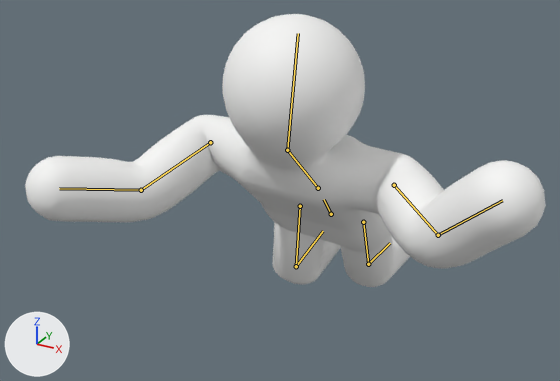
The glTF model assets/character.glb, before and after one commit.
Both versions are drawn from a camera (50 mm lens) standing at (1.37, -2.88, 2.19) and looking at (-0.1, -0.21, 0.85). The lights are fixed; the arrows at lower left show +X, +Y and +Z. The first picture is the older version. Both versions are drawn at frame 5 of the action 'Swim'; the numbers are the values there. The bones that change, and the others that lie on the model, are drawn over the model as lines.

Objects in the first picture: 'Character'.
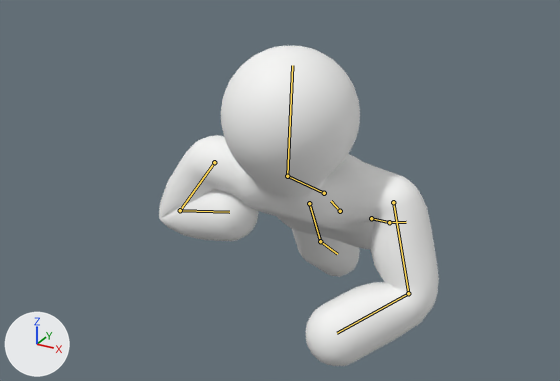
The edits, one by one:
Bone 'hips' (bone_hips) moves from (0.0, -0.069, -0.1) to (0.0, -0.095, -0.2).
Bone 'hips' (bone_hips) turns from (42, 2, -3) to (50, 2, -2) degrees about its own x, y and z.
Bone 'spine' (bone_spine) turns from (8, 1, -1) to (10, 1, -1) degrees about its own x, y and z.
Bone 'head' (bone_head) turns from (-46, -2, -3) to (-54, -2, -3) degrees about its own x, y and z.
Bone 'upper_arm.L' (bone_upper_arm_l) turns from (33, -18, 55) to (65, 2, -3) degrees about its own x, y and z.
Bone 'forearm.L' (bone_forearm_l) turns from (-40, 10, 28) to (72, 2, -3) degrees about its own x, y and z.
Bone 'upper_arm.R' (bone_upper_arm_r) turns from (65, 24, -37) to (41, -3, 9) degrees about its own x, y and z.
Bone 'forearm.R' (bone_forearm_r) turns from (-23, -5, -25) to (119, -54, 33) degrees about its own x, y and z.
Bone 'thigh.L' (bone_thigh_l) turns from (16, 0, 0) to (-13, 0, 0) degrees about its own x, y and z.
Bone 'shin.L' (bone_shin_l) turns from (-57, 0, 0) to (-4, 0, 0) degrees about its own x, y and z.
Bone 'thigh.R' (bone_thigh_r) turns from (43, 0, 0) to (20, 0, 0) degrees about its own x, y and z.
Bone 'shin.R' (bone_shin_r) turns from (-100, 0, 0) to (-23, 0, 0) degrees about its own x, y and z.

Where the change shows, as pixel boxes [x1, y1, x2, y2] in the pictures (560 x 381 px):
'Character', posed (46% narrower, 17% taller): before [25, 14, 546, 287]; after [159, 46, 439, 366]
bone 'hips', root to tip: before (331, 214) to (324, 199); after (340, 211) to (331, 201)
bone 'spine', root to tip: before (318, 188) to (287, 150); after (324, 193) to (287, 176)
bone 'head', root to tip: before (287, 150) to (298, 33); after (287, 176) to (292, 65)
bone 'upper_arm.L', root to tip: before (394, 185) to (438, 235); after (393, 202) to (408, 293)
bone 'forearm.L', root to tip: before (438, 235) to (502, 200); after (408, 293) to (337, 333)
bone 'upper_arm.R', root to tip: before (210, 142) to (141, 190); after (214, 162) to (180, 210)
bone 'forearm.R', root to tip: before (141, 190) to (59, 188); after (180, 210) to (229, 212)
bone 'thigh.L', root to tip: before (363, 222) to (368, 264); after (371, 218) to (389, 222)
bone 'shin.L', root to tip: before (368, 264) to (390, 243); after (389, 222) to (406, 222)
bone 'thigh.R', root to tip: before (300, 206) to (296, 266); after (309, 203) to (320, 241)
bone 'shin.R', root to tip: before (296, 266) to (323, 231); after (320, 241) to (337, 254)
